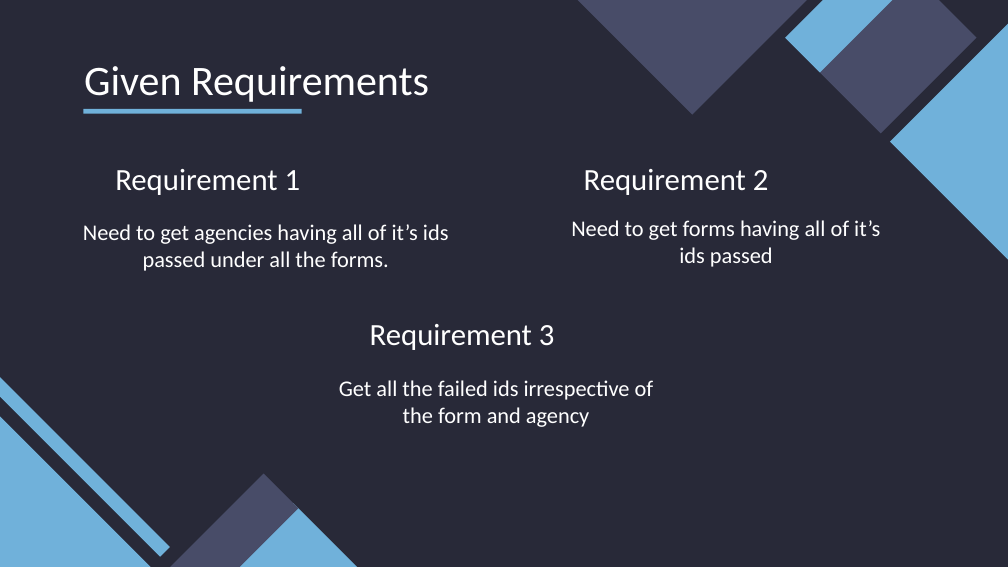
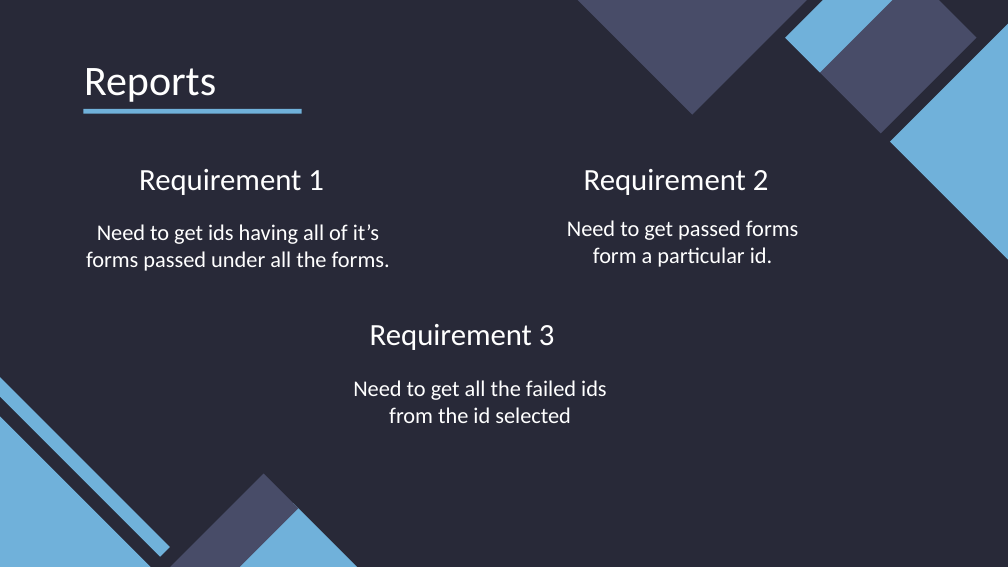
Before and after one commit to mehar-srinivas-chowdari/git-learning, a slide deck: slide 15 of Internship.pptx (slide 11 before the commit). Drawn at 1008x567 pixels with LibreOffice and Linux fonts; fonts in the diff are those of the drawing. Boxes give left, top, right and bottom in pixels: in the first picture for what was removed or moved away, otherwise in the second. Text is boxed around its words. In the diff, an @@ line names an element or a change of style, - is before the commit and + after.

```diff
--- a/Internship.pptx
+++ b/Internship.pptx
@@ title at [84,68,216,102]: text changed @@
-Given Requirements
+Reports
@@ subtitle "Requirement 1": place and size @@
-subtitle "Requirement 1" at [115,169,301,195]
+subtitle "Requirement 1" at [139,169,324,195]
@@ text at [86,224,390,271]: text changed @@
-Need to get agencies having all of it’s ids passed under all the forms.
+Need to get ids having all of it’s forms passed under all the forms.
@@ text at [567,220,798,267]: text changed @@
-Need to get forms having all of it’s ids passed
+Need to get passed forms form a particular id.
@@ text at [353,380,607,423]: text changed @@
-Get all the failed ids irrespective of the form and agency
+Need to get all the failed ids from the id selected
```
Also in this commit, not shown: 6 other slides changed, 5 slides added.
